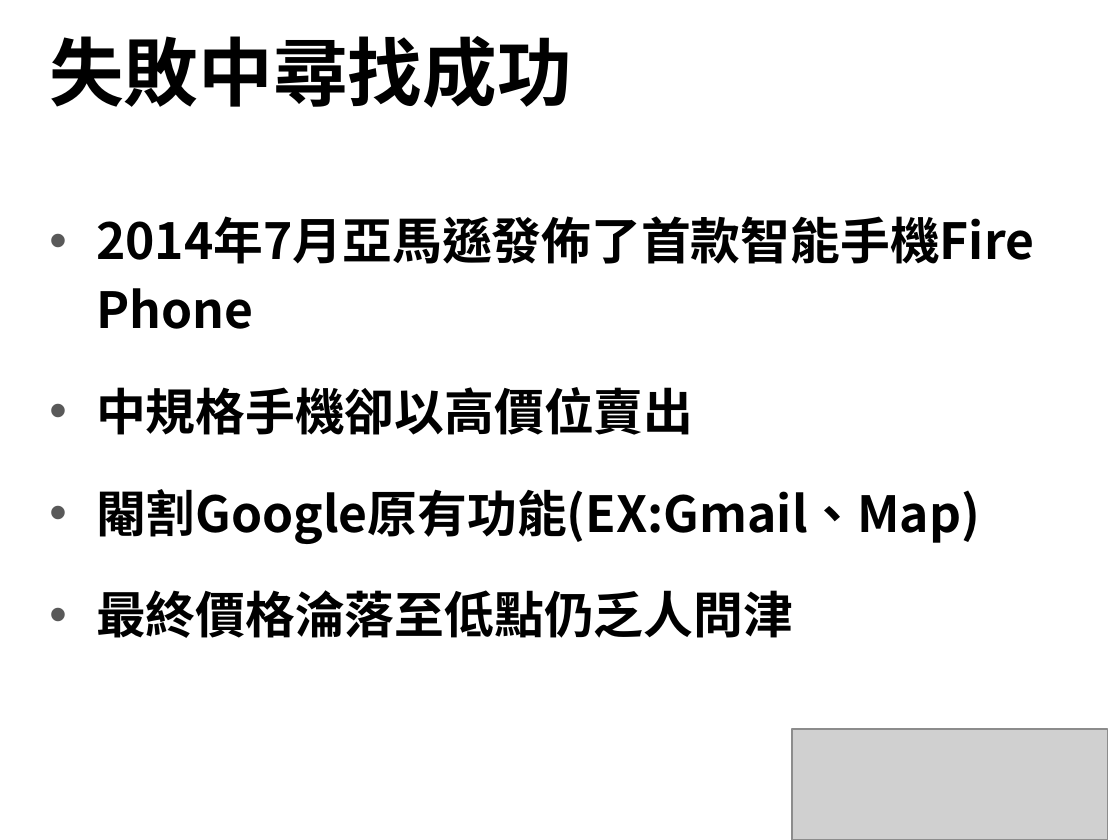
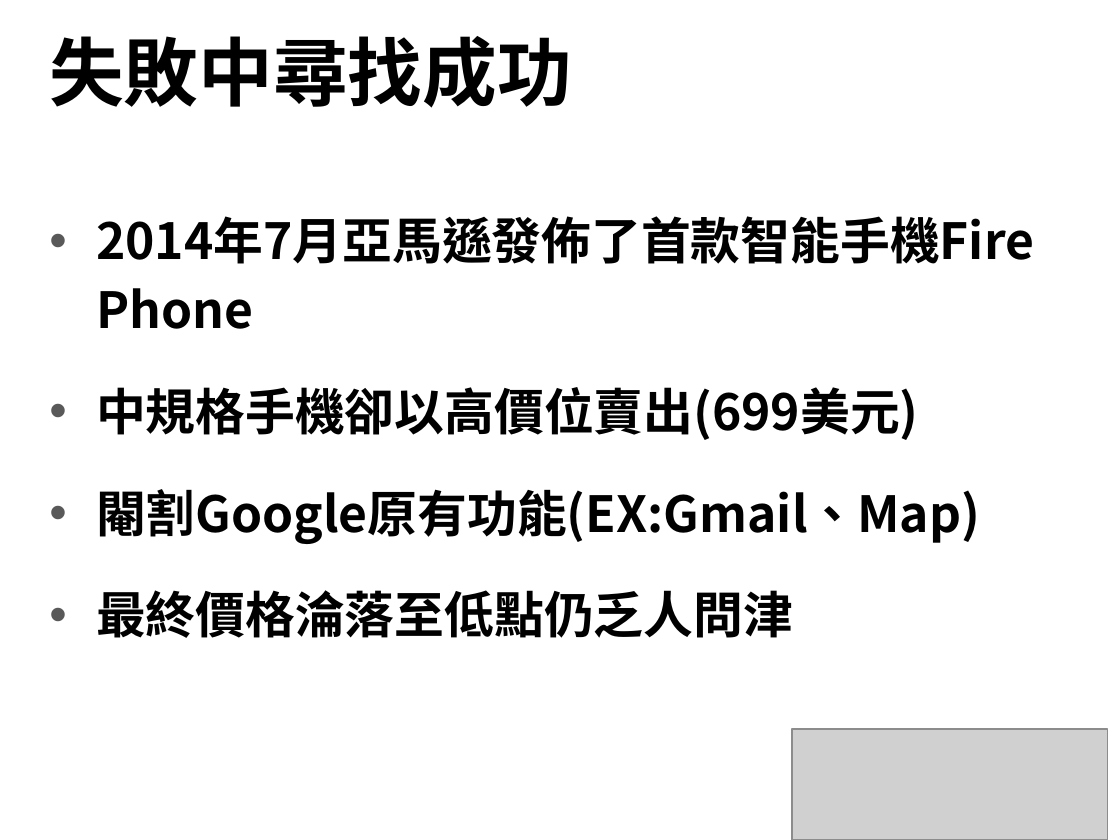
Before and after one commit to alex19891118/NTUB105, a slide deck: slide 11 of Amazon/Jeff Bezos .pptx. Drawn at 1120x840 pixels with LibreOffice and Linux fonts; fonts in the diff are those of the drawing; grey boxes stand for pictures. Boxes give left, top, right and bottom in pixels: in the first picture for what was removed or moved away, otherwise in the second. Text is boxed around its words. In the diff, an @@ line names an element or a change of style, - is before the commit and + after.

```diff
--- a/Amazon/Jeff Bezos .pptx
+++ b/Amazon/Jeff Bezos .pptx
@@ text at [96, 387, 919, 440]: text changed @@
-• 中規格手機卻以高價位賣出
+• 中規格手機卻以高價位賣出(699美元)
```
Also in this commit, not shown: 4 other slides changed.
